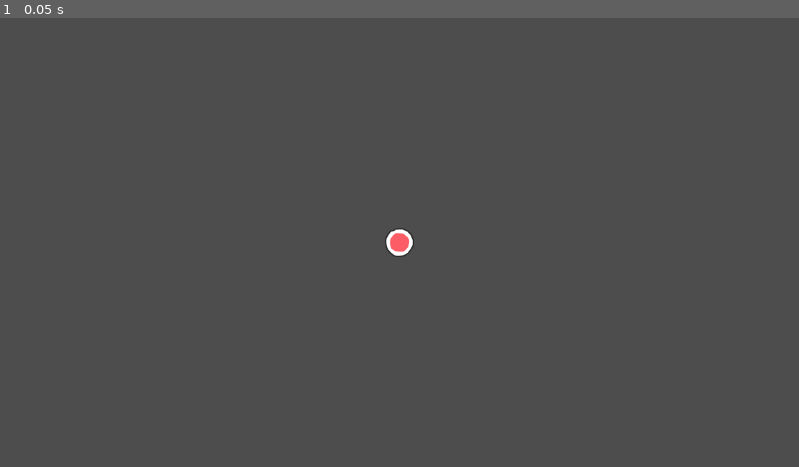
Above: before the commit, frame 1.
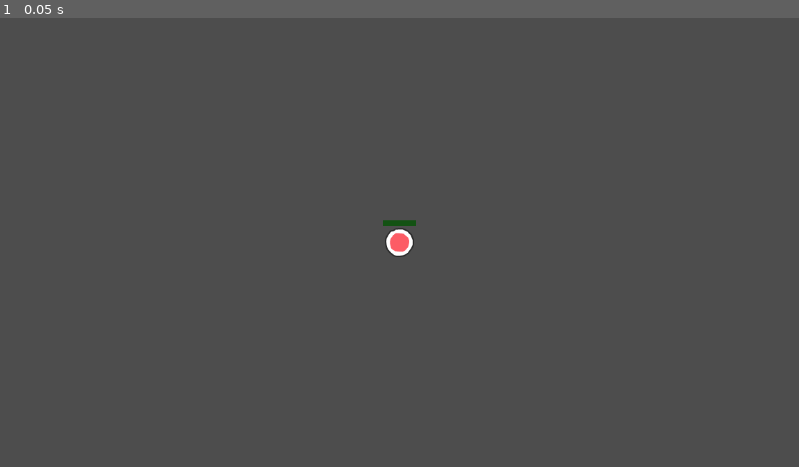
Above: after the commit, the same moment.

Repository: la-game/la-bh
Game: Godot game, scene res://src/game/player/player.tscn
The game is run twice, just before and just after one commit, with the same random seed, the same clock (stepped at 60 frames per second) and the same inputs. This scene is started directly instead of the project's main scene.
Inputs:
- Up to frame 1 (0.05 s): no input

The runs differ from the first frame. In frame 1, less than 0.1% of the frame differs, in the area x 47-53%, y 44-47%.

Commit message:
Rename folders to plural when holding many of same type

Diff:
--- a/project.godot
+++ b/project.godot
@@ -11,7 +11,7 @@
 [application]
 
 config/name="la-bh"
-run/main_scene="res://src/screen/main/main.tscn"
+run/main_scene="res://src/screens/main/main.tscn"
 config/features=PackedStringArray("4.2", "GL Compatibility")
 config/icon="res://icon.svg"
 
@@ -20,7 +20,7 @@
 folder_colors={
 "res://src/components/": "teal",
 "res://src/game/": "red",
-"res://src/screen/": "blue",
+"res://src/screens/": "blue",
 "res://src/singletons/": "pink",
 "res://src/statics/": "purple"
 }
--- a/src/components/status_health/status_health.gd
+++ b/src/components/status_health/status_health.gd
@@ -5,8 +5,9 @@
 
 signal reached_zero
 
+@export var health_bar: TextureProgressBar
 
-@export var health_bar: TextureProgressBar
+@export var shield_bar: TextureProgressBar
 
 @export var max_value: float:
 	set(v):
@@ -37,3 +38,28 @@
 ## Damage health but goes through shields before.
 func damage(v: float) -> void:
 	pass
+
+
+## Add shield to be processed before health.
+func add_shield(shield: StatusShield) -> void:
+	shield.tree_exited.connect(update_shield_bar)
+
+	add_child(shield)
+	update_shield_bar()
+
+
+## Update shield bar visual.
+func update_shield_bar() -> void:
+	if not shield_bar:
+		return
+
+	var shield_max_value = 0
+	var shield_value = 0
+
+	for shield in get_children():
+		if shield is StatusShield:
+			shield_max_value += shield.max_value
+			shield_value += shield.value
+
+	shield_bar.max_value = shield_max_value
+	shield_bar.value = shield_value
--- a/src/components/status_shield/status_shield.gd
+++ b/src/components/status_shield/status_shield.gd
@@ -1,11 +1,6 @@
 ## Represent the shield status, which players and enemies can have.
 class_name StatusShield
 extends Node
-
-
-signal destroied
-
-signal damaged
 
 
 @export var max_value: float
@@ -14,11 +9,8 @@
 	set(v):
 		v = clamp(v, 0, max_value)
 
-		if v < value:
-			damaged.emit()
-
 		if value > 0 and v <= 0:
-			destroied.emit()
+			queue_free()
 
 		value = v
 
--- a/src/game/map/map.gd
+++ b/src/game/maps/map.gd
@@ -22,6 +22,9 @@
 	for peer in multiplayer.get_peers():
 		spawn_player(peer)
 
+	if is_multiplayer_authority():
+		enemy_spawn_timer.start()
+
 
 func spawn_player(peer: int) -> void:
 	var player: Player = PLAYER_SCENE.instantiate()
--- a/src/game/map/map_00.tscn
+++ b/src/game/maps/map_00.tscn
@@ -1,6 +1,6 @@
 [gd_scene load_steps=8 format=3 uid="uid://kcuilacx8r00"]
 
-[ext_resource type="Script" path="res://src/game/map/map.gd" id="1_4n0ic"]
+[ext_resource type="Script" path="res://src/game/maps/map.gd" id="1_4n0ic"]
 [ext_resource type="TileSet" uid="uid://c8hvsphwrsbcu" path="res://assets/tileset.tres" id="1_vjjab"]
 
 [sub_resource type="NavigationPolygon" id="NavigationPolygon_u6632"]
--- a/src/game/player/player.tscn
+++ b/src/game/player/player.tscn
@@ -21,6 +21,33 @@
 properties/0/spawn = true
 properties/0/replication_mode = 1
 
+[sub_resource type="Gradient" id="Gradient_hjpoe"]
+offsets = PackedFloat32Array(0)
+colors = PackedColorArray(0, 0, 0, 0.498039)
+
+[sub_resource type="GradientTexture2D" id="GradientTexture2D_fjoho"]
+gradient = SubResource("Gradient_hjpoe")
+width = 48
+height = 8
+
+[sub_resource type="Gradient" id="Gradient_iwy63"]
+offsets = PackedFloat32Array(0)
+colors = PackedColorArray(0, 0.498039, 0, 0.498039)
+
+[sub_resource type="GradientTexture2D" id="GradientTexture2D_38vvm"]
+gradient = SubResource("Gradient_iwy63")
+width = 48
+height = 8
+
+[sub_resource type="Gradient" id="Gradient_oshs1"]
+offsets = PackedFloat32Array(0.00591716)
+colors = PackedColorArray(0, 0.498039, 1, 0.498039)
+
+[sub_resource type="GradientTexture2D" id="GradientTexture2D_030v6"]
+gradient = SubResource("Gradient_oshs1")
+width = 48
+height = 8
+
 [node name="Player" type="CharacterBody2D" node_paths=PackedStringArray("health", "speed", "attack")]
 collision_layer = 2
 script = ExtResource("1_6ls87")
@@ -28,7 +55,9 @@
 speed = NodePath("StatusSpeed")
 attack = NodePath("StatusAttack")
 
-[node name="StatusHealth" parent="." instance=ExtResource("1_5l3pl")]
+[node name="StatusHealth" parent="." node_paths=PackedStringArray("health_bar", "shield_bar") instance=ExtResource("1_5l3pl")]
+health_bar = NodePath("../HealthBar")
+shield_bar = NodePath("../ShieldBar")
 
 [node name="StatusSpeed" parent="." instance=ExtResource("2_eiwcd")]
 
@@ -56,3 +85,19 @@
 
 [node name="MultiplayerSynchronizer" type="MultiplayerSynchronizer" parent="."]
 replication_config = SubResource("SceneReplicationConfig_vxww1")
+
+[node name="HealthBar" type="TextureProgressBar" parent="."]
+offset_left = -24.0
+offset_top = -32.0
+offset_right = 24.0
+offset_bottom = -24.0
+value = 100.0
+texture_under = SubResource("GradientTexture2D_fjoho")
+texture_progress = SubResource("GradientTexture2D_38vvm")
+
+[node name="ShieldBar" type="TextureProgressBar" parent="."]
+offset_left = -24.0
+offset_top = -32.0
+offset_right = 24.0
+offset_bottom = -24.0
+texture_progress = SubResource("GradientTexture2D_030v6")
--- /dev/null
+++ b/src/game/weapons/bow/bow.tscn
@@ -0,0 +1,16 @@
+[gd_scene load_steps=3 format=3 uid="uid://1wtwkvoqrufg"]
+
+[ext_resource type="Texture2D" uid="uid://ettk6e82k7fv" path="res://assets/bow.tres" id="1_a4mw6"]
+
+[sub_resource type="RectangleShape2D" id="RectangleShape2D_8uiqp"]
+size = Vector2(60, 20)
+
+[node name="Bow" type="Area2D"]
+
+[node name="Sprite2D" type="Sprite2D" parent="."]
+texture = ExtResource("1_a4mw6")
+
+[node name="CollisionShape2D" type="CollisionShape2D" parent="."]
+shape = SubResource("RectangleShape2D_8uiqp")
+
+[node name="Timer" type="Timer" parent="."]
--- a/src/screen/lobby/lobby.gd
+++ b/src/screens/lobby/lobby.gd
@@ -1,7 +1,7 @@
 extends MarginContainer
 
 
-const MAP_00: PackedScene = preload("res://src/game/map/map_00.tscn")
+const MAP_00: PackedScene = preload("res://src/game/maps/map_00.tscn")
 
 
 @rpc("authority", "call_local", "reliable")
--- a/src/screen/lobby/lobby.tscn
+++ b/src/screens/lobby/lobby.tscn
@@ -1,7 +1,7 @@
 [gd_scene load_steps=3 format=3 uid="uid://oed6mfgj7mb7"]
 
-[ext_resource type="Script" path="res://src/screen/lobby/lobby.gd" id="1_5ayha"]
-[ext_resource type="PackedScene" uid="uid://cjm4xmfes10cs" path="res://src/screen/lobby/players_list/players_list.tscn" id="2_otrtt"]
+[ext_resource type="Script" path="res://src/screens/lobby/lobby.gd" id="1_5ayha"]
+[ext_resource type="PackedScene" uid="uid://cjm4xmfes10cs" path="res://src/screens/lobby/players_list/players_list.tscn" id="2_otrtt"]
 
 [node name="Lobby" type="MarginContainer"]
 anchors_preset = 15
--- a/src/screen/lobby/players_list/players_list.tscn
+++ b/src/screens/lobby/players_list/players_list.tscn
@@ -1,6 +1,6 @@
 [gd_scene load_steps=5 format=3 uid="uid://cjm4xmfes10cs"]
 
-[ext_resource type="Script" path="res://src/screen/lobby/players_list/players_list.gd" id="1_qer8q"]
+[ext_resource type="Script" path="res://src/screens/lobby/players_list/players_list.gd" id="1_qer8q"]
 
 [sub_resource type="StyleBoxFlat" id="StyleBoxFlat_53f2p"]
 bg_color = Color(0.184314, 0.184314, 0.184314, 1)
--- a/src/screen/main/host_window/host_window.tscn
+++ b/src/screens/main/host_window/host_window.tscn
@@ -1,6 +1,6 @@
 [gd_scene load_steps=2 format=3 uid="uid://bacfjou6v2xyq"]
 
-[ext_resource type="Script" path="res://src/screen/main/host_window/host_window.gd" id="1_3esus"]
+[ext_resource type="Script" path="res://src/screens/main/host_window/host_window.gd" id="1_3esus"]
 
 [node name="HostWindow" type="Window" node_paths=PackedStringArray("port_edit")]
 position = Vector2i(0, 36)
--- a/src/screen/main/join_window/join_window.tscn
+++ b/src/screens/main/join_window/join_window.tscn
@@ -1,6 +1,6 @@
 [gd_scene load_steps=2 format=3 uid="uid://chbwcanmqg4rq"]
 
-[ext_resource type="Script" path="res://src/screen/main/join_window/join_window.gd" id="1_s0vap"]
+[ext_resource type="Script" path="res://src/screens/main/join_window/join_window.gd" id="1_s0vap"]
 
 [node name="JoinWindow" type="Window" node_paths=PackedStringArray("ip_edit", "port_edit", "notification_dialog")]
 position = Vector2i(0, 36)
--- a/src/screen/main/main.gd
+++ b/src/screens/main/main.gd
@@ -1,7 +1,7 @@
 extends MarginContainer
 
 
-const LOBBY_SCENE: PackedScene = preload("res://src/screen/lobby/lobby.tscn")
+const LOBBY_SCENE: PackedScene = preload("res://src/screens/lobby/lobby.tscn")
 
 @export var host_window: Window
 
--- a/src/screen/main/main.tscn
+++ b/src/screens/main/main.tscn
@@ -1,8 +1,8 @@
 [gd_scene load_steps=4 format=3 uid="uid://f1dpotqg6x4l"]
 
-[ext_resource type="Script" path="res://src/screen/main/main.gd" id="1_are7o"]
-[ext_resource type="PackedScene" uid="uid://chbwcanmqg4rq" path="res://src/screen/main/join_window/join_window.tscn" id="1_yravo"]
-[ext_resource type="PackedScene" uid="uid://bacfjou6v2xyq" path="res://src/screen/main/host_window/host_window.tscn" id="3_f4706"]
+[ext_resource type="Script" path="res://src/screens/main/main.gd" id="1_are7o"]
+[ext_resource type="PackedScene" uid="uid://chbwcanmqg4rq" path="res://src/screens/main/join_window/join_window.tscn" id="1_yravo"]
+[ext_resource type="PackedScene" uid="uid://bacfjou6v2xyq" path="res://src/screens/main/host_window/host_window.tscn" id="3_f4706"]
 
 [node name="Main" type="MarginContainer" node_paths=PackedStringArray("host_window", "join_window")]
 anchors_preset = 15
Not shown: 1 places in src/game/player/player.tscn that only renumber resources
Renamed: src/screen/lobby/players_list/players_list.gd -> src/screens/lobby/players_list/players_list.gd
Renamed: src/screen/main/host_window/host_window.gd -> src/screens/main/host_window/host_window.gd
Renamed: src/screen/main/join_window/join_window.gd -> src/screens/main/join_window/join_window.gd
